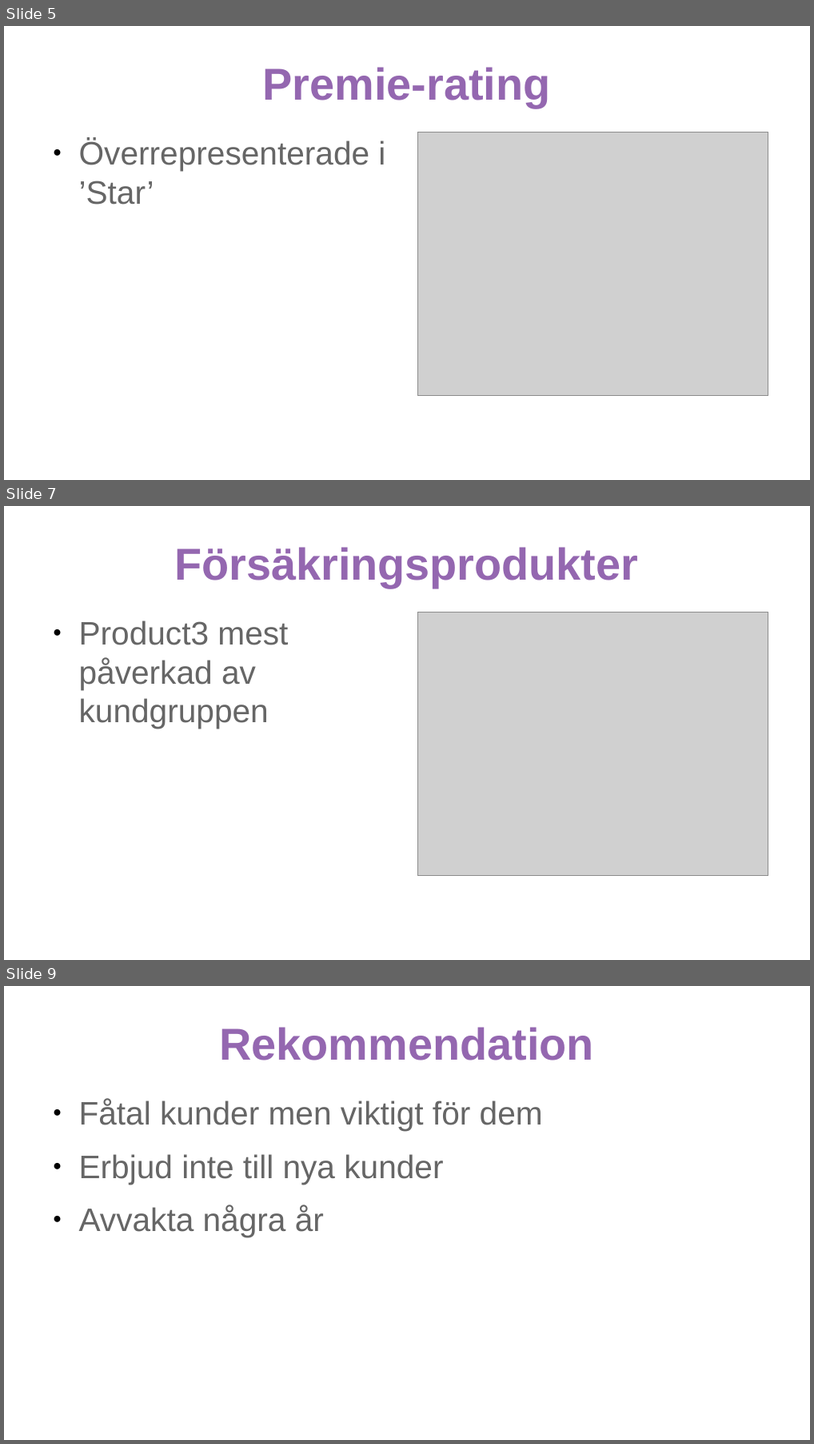
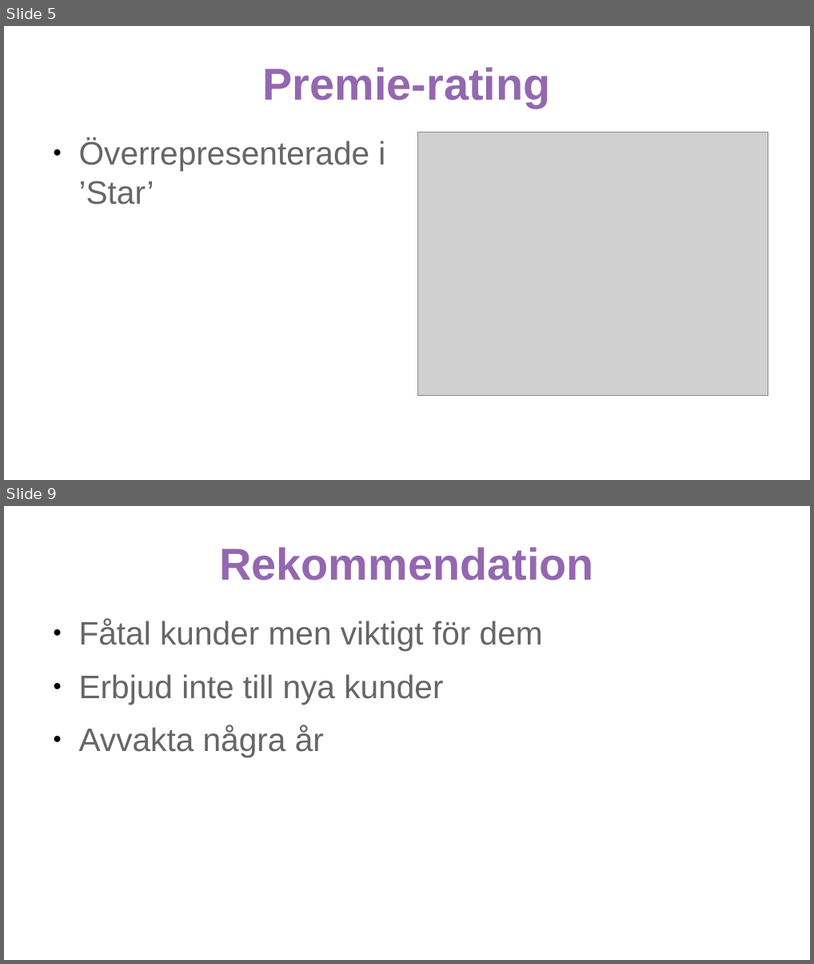
Before and after one commit to samfromsatc/payment_method_case_if, a slide deck: presentation_payment_method.odp. Shown one above the other, each under a label of ours: slides 5, 7 and 9 before the commit, slides 5 and 9 after it; the slides between them are not shown. The pictures are 814x1444 and 814x964 pixels, drawn with LibreOffice and Linux fonts; fonts in the diff are those of the drawing; grey boxes stand for pictures. Boxes give left, top, right and bottom in pixels: in the first picture for what was removed or moved away, otherwise in the second. Text is boxed around its words. In the diff, an @@ line names an element or a change of style, - is before the commit and + after.

```diff
--- a/presentation_payment_method.odp
+++ b/presentation_payment_method.odp
@@ slide 7 removed at bbox=[4, 506, 810, 960], background #FFFFFF @@
@@ title removed at bbox=[174, 547, 638, 588] @@
-Försäkringsprodukter
@@ text removed at bbox=[79, 620, 288, 728] @@
-● Product3 mest påverkad av kundgruppen
@@ picture removed at bbox=[418, 612, 769, 876] @@
```
Also in this commit, not shown: 3 slides changed, 1 slide added, 7 other files.
